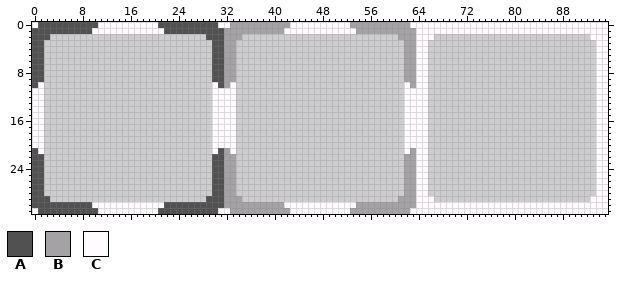
Two states of a pixel-art file, Assets/Sprites/UI/UISelection.aseprite. The picture above is the old version.
96x32 pixels, 1 frame.
Palette (. is transparent): A #525152  B #a5a2a5  C #fffbff
After:
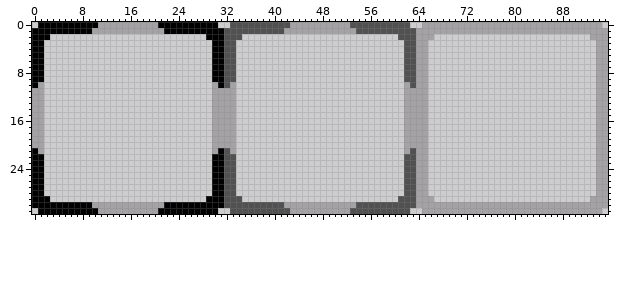
Change:
@@ palette @@
-A #525152
+A #000000
-B #a5a2a5
+B #525152
-C #fffbff
+C #a5a2a5
--- layer "Active"
@@ x 0..95 @@
- 0 CAAAAAAAAAACCCCCCCCCCAAAAAAAAAACCBBBBBBBBBBCCCCCCCCCCBBBBBBBBBBCCCCCCCCCCCCCCCCCCCCCCCCCCCCCCCCC
+ 0 .AAAAAAAAAACCCCCCCCCCAAAAAAAAAA..BBBBBBBBBBCCCCCCCCCCBBBBBBBBBB..CCCCCCCCCCCCCCCCCCCCCCCCCCCCCC.
  1 AAAAAAAAAACCCCCCCCCCCCAAAAAAAAAABBBBBBBBBBCCCCCCCCCCCCBBBBBBBBBBCCCCCCCCCCCCCCCCCCCCCCCCCCCCCCCC
@@ x 0..95 @@
 30 AAAAAAAAAACCCCCCCCCCCCAAAAAAAAAABBBBBBBBBBCCCCCCCCCCCCBBBBBBBBBBCCCCCCCCCCCCCCCCCCCCCCCCCCCCCCCC
-31 CAAAAAAAAAACCCCCCCCCCAAAAAAAAAACCBBBBBBBBBBCCCCCCCCCCBBBBBBBBBBCCCCCCCCCCCCCCCCCCCCCCCCCCCCCCCCC
+31 .AAAAAAAAAACCCCCCCCCCAAAAAAAAAA..BBBBBBBBBBCCCCCCCCCCBBBBBBBBBB..CCCCCCCCCCCCCCCCCCCCCCCCCCCCCC.
Where, in picture pixels (left, top, right, bottom), the same in both pictures:
changed: (32, 22, 608, 214)
